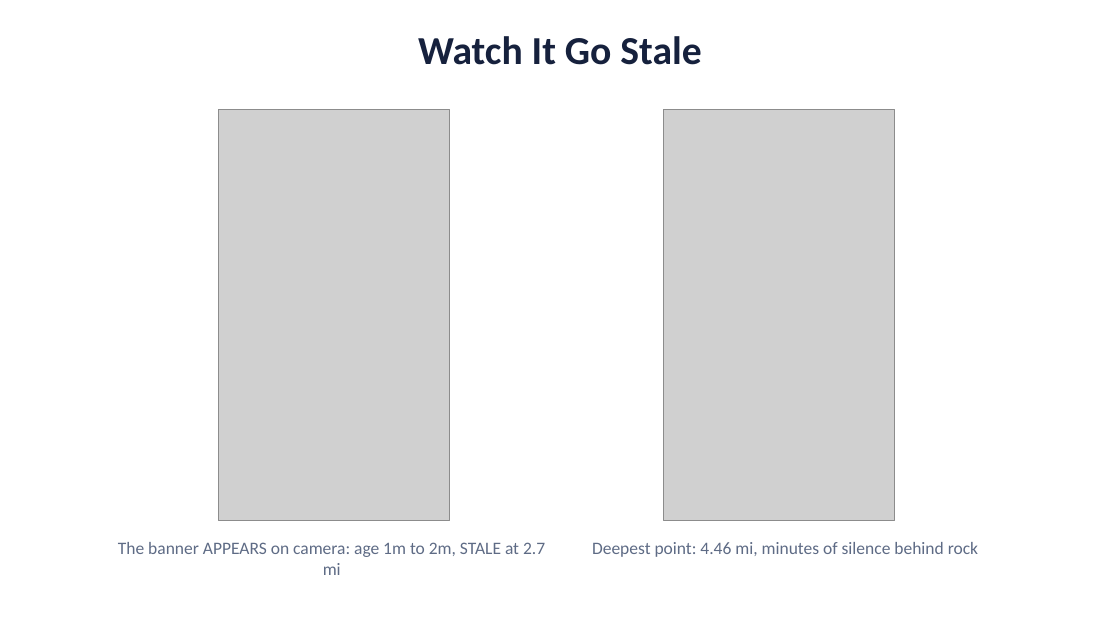
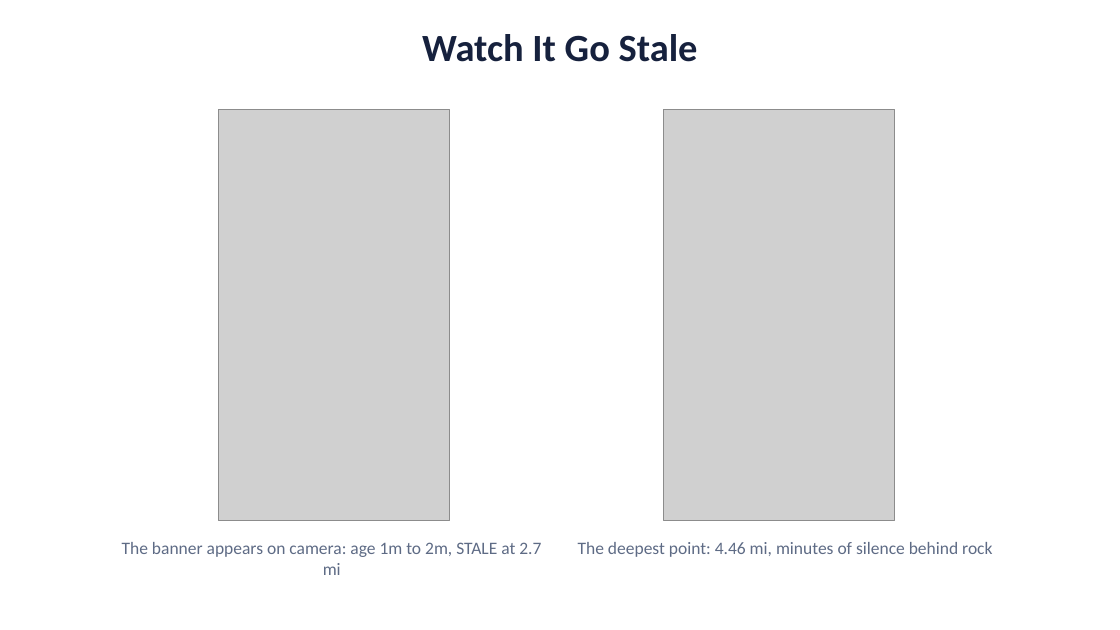
Before and after one commit to deosgracius/offgrid-vehicle-tracker, a slide deck: slide 5 of docs/presentations/Canyon_Demo_Presentation.pptx (slide 4 before the commit). Drawn at 1120x630 pixels with LibreOffice and Linux fonts; fonts in the diff are those of the drawing; grey boxes stand for pictures. Boxes give left, top, right and bottom in pixels: in the first picture for what was removed or moved away, otherwise in the second. Text is boxed around its words. In the diff, an @@ line names an element or a change of style, - is before the commit and + after.

```diff
--- a/docs/presentations/Canyon_Demo_Presentation.pptx
+++ b/docs/presentations/Canyon_Demo_Presentation.pptx
@@ text "Watch It Go Stale" at [422,34,698,62]: size 34 to 33 pt @@
@@ text at [122,542,541,575]: text changed @@
-The banner APPEARS on camera: age 1m to 2m, STALE at 2.7 mi
+The banner appears on camera: age 1m to 2m, STALE at 2.7 mi
@@ text at [578,542,992,557]: text changed @@
-Deepest point: 4.46 mi, minutes of silence behind rock
+The deepest point: 4.46 mi, minutes of silence behind rock
```
Also in this commit, not shown: 7 other slides changed, 4 slides added, 1 slide removed, 7 other files.
